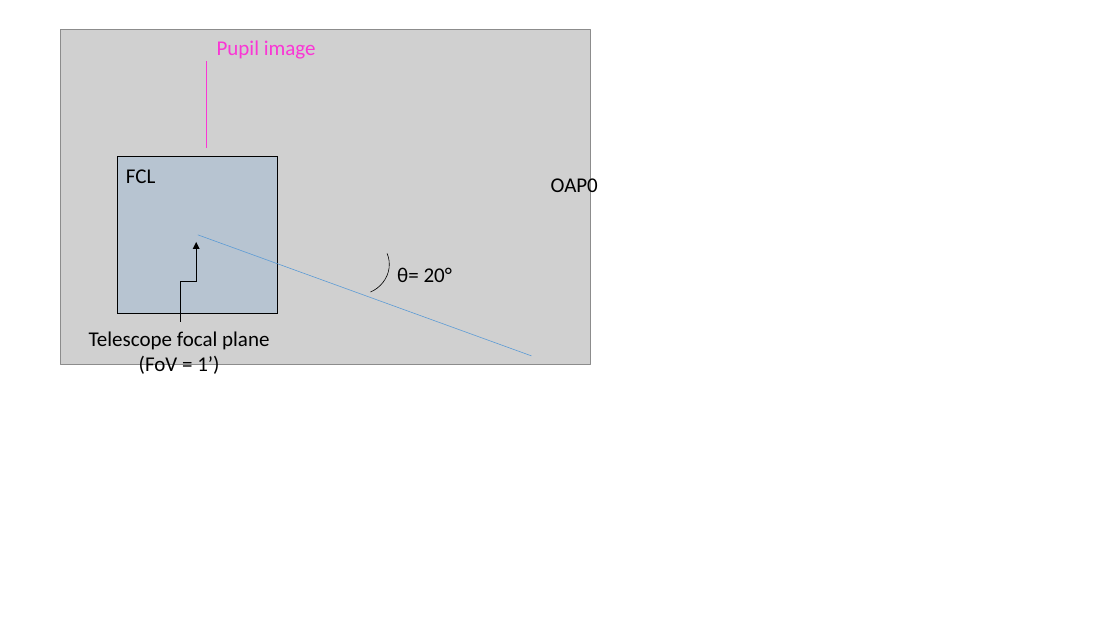
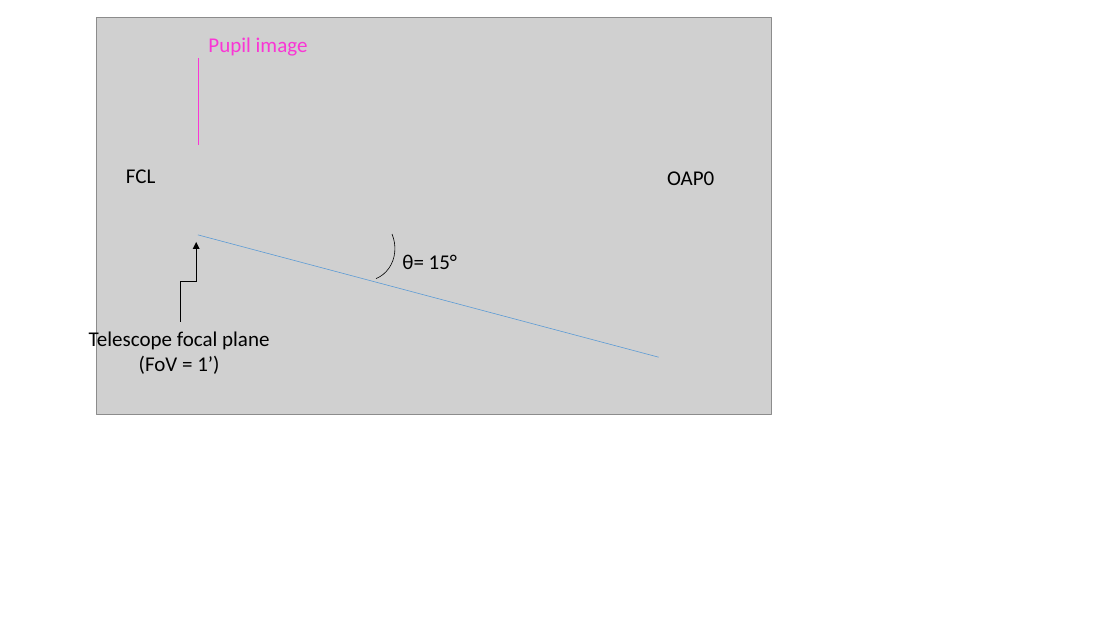
Before and after one commit to AudreyBouxin/AO_DESIGN, a slide deck: slide 3 of 20180518_AO_design_report/images/images_sketch.pptx. Drawn at 1120x630 pixels with LibreOffice and Linux fonts; fonts in the diff are those of the drawing; grey boxes stand for pictures. Boxes give left, top, right and bottom in pixels: in the first picture for what was removed or moved away, otherwise in the second. Text is boxed around its words. In the diff, an @@ line names an element or a change of style, - is before the commit and + after.

```diff
--- a/20180518_AO_design_report/images/images_sketch.pptx
+++ b/20180518_AO_design_report/images/images_sketch.pptx
@@ picture: place and size @@
-picture at (60, 29, 591, 365)
+picture at (97, 18, 771, 415)
@@ text "Pupil image": place and size @@
-text "Pupil image" at (217, 40, 316, 59)
+text "Pupil image" at (208, 37, 308, 56)
@@ line moved from (207, 61) - (207, 148) to (198, 58) - (198, 145) @@
@@ rectangle removed at (118, 156, 278, 313) @@
@@ text "OAP0" rewrapped from (551, 174, 598, 198) to (667, 171, 714, 185) @@
@@ arc (boxed as its full ellipse) at (320, 201, 406, 290): rotation 66 to 67 degrees @@
@@ line moved from (197, 235) - (532, 356) to (197, 235) - (659, 357) @@
@@ text at (402, 254, 457, 269): text changed @@
-θ= 20°
+θ= 15°
```
Also in this commit, not shown: 5 other slides changed, 2 slides added, 1 slide removed, 20 other files.
